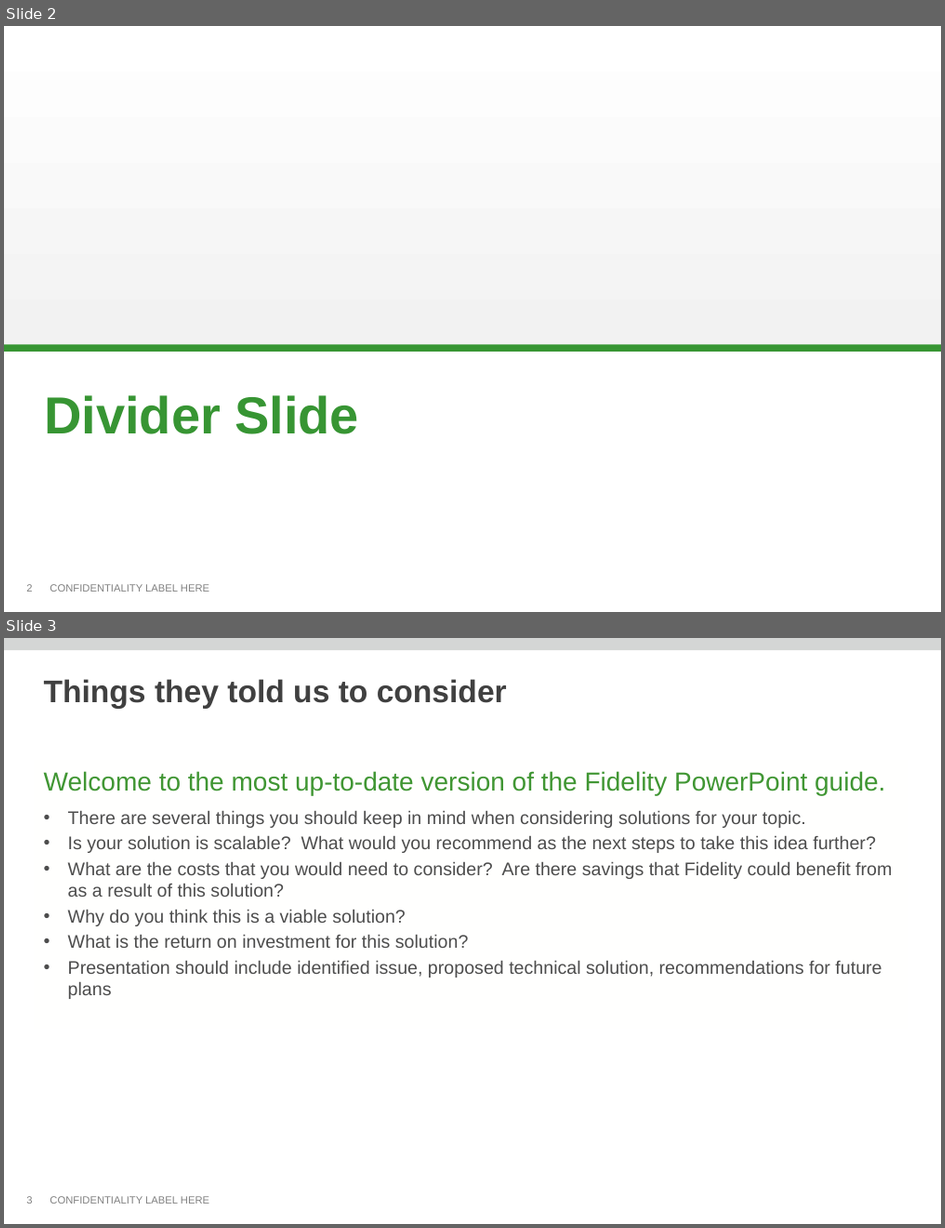
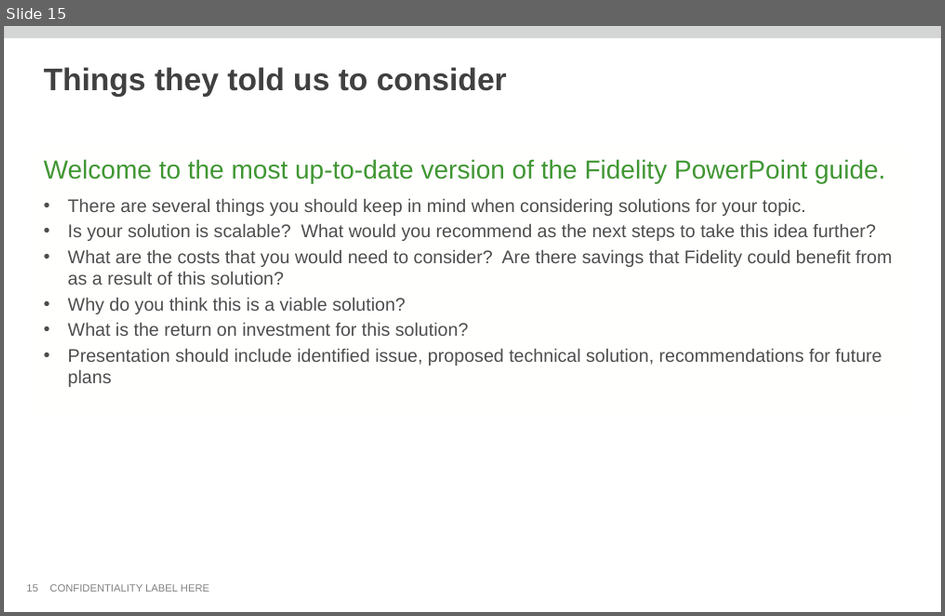
Before and after one commit to thomas-pontikes/greenhouse, a slide deck: CMF.pptx. Shown one above the other, each under a label of ours: slides 2 and 3 before the commit, slide 15 after it. The pictures are 945x1228 and 945x616 pixels, drawn with LibreOffice and Linux fonts; fonts in the diff are those of the drawing; background and template pictures are left out. Boxes give left, top, right and bottom in pixels: in the first picture for what was removed or moved away, otherwise in the second. Text is boxed around its words. In the diff, an @@ line names an element or a change of style, - is before the commit and + after.

```diff
--- a/CMF.pptx
+++ b/CMF.pptx
@@ slide 2 removed at bbox=[4, 26, 941, 612], background #FFFFFF; not listed: 1 template element that a slide beside it also shows @@
@@ rectangle removed at bbox=[4, 27, 941, 349] @@
@@ rectangle removed at bbox=[4, 345, 941, 389] @@
@@ rectangle removed at bbox=[4, 345, 941, 352] @@
@@ title removed at bbox=[44, 395, 359, 434] @@
-Divider Slide
@@ page number removed at bbox=[26, 584, 32, 591] @@
-2
@@ what was slide 3 is now slide 15 @@
@@ page number at bbox=[26, 584, 37, 591]: text changed @@
-3
+15
```
Also in this commit, not shown: 2 slides changed, 13 slides added, 7 other slides removed.
